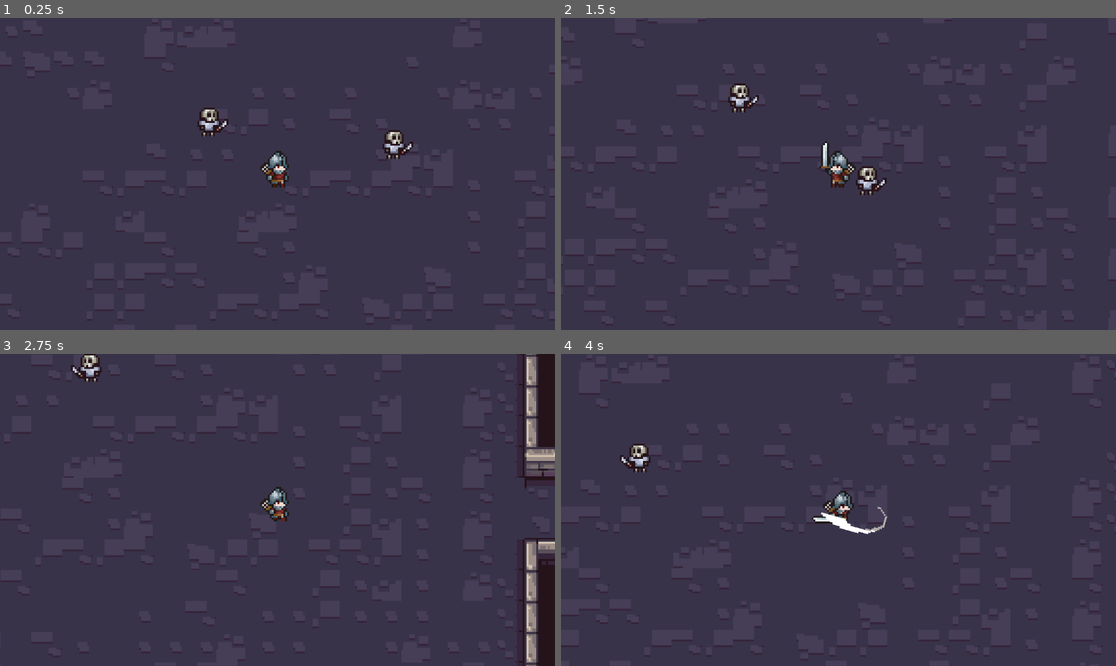
Above: before the commit, frames 1-4 (two rows, left to right).
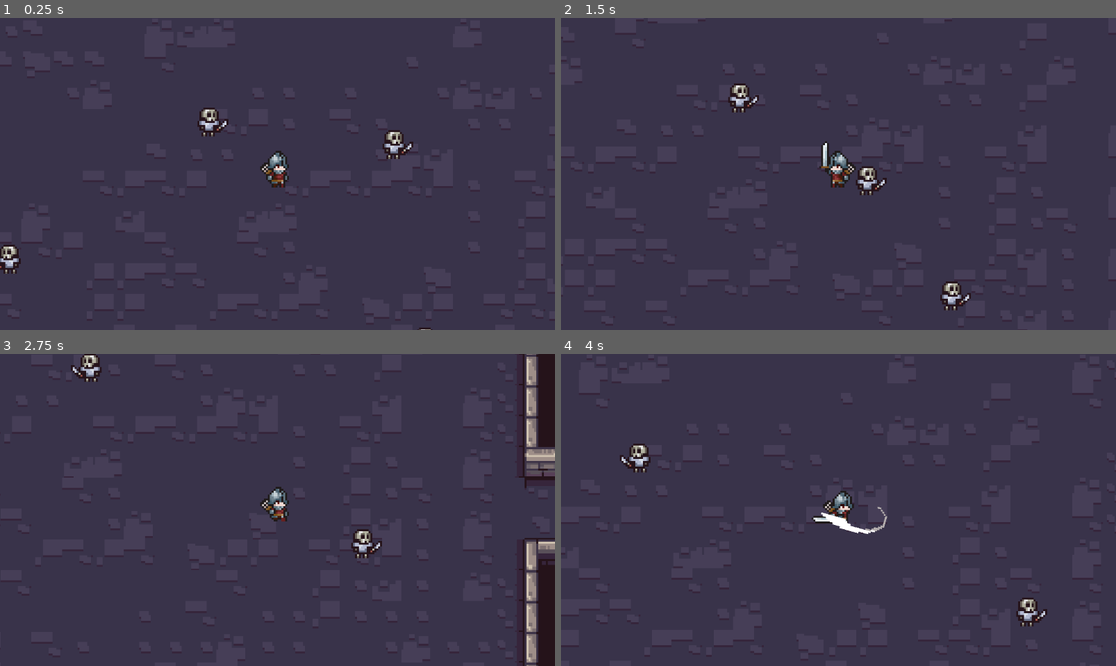
Above: after the commit, the same moments.

Repository: milanvlds259/spiritbound
Game: Godot game, scene res://main.tscn
The game is run twice, just before and just after one commit, with the same random seed, the same clock (stepped at 60 frames per second) and the same inputs.
Inputs (mouse positions are in pixels of both pictures, inside the frame that each line leads up to):
- Up to frame 1 (0.25 s): no input
- Up to frame 2 (1.5 s): move the mouse to (960, 158) at 0.52 s; hold Right (move_right) 0.53-1.28 s; click (960, 158) at 0.6 s; move the mouse to (727, 189) at 1.27 s; hold Down (move_down) from 1.28 s (still down); click (727, 189) at 1.35 s
- Up to frame 3 (2.75 s): move the mouse to (333, 441) at 2.02 s; release Down (move_down) at 2.03 s; hold Right (move_right) from 2.03 s (still down); click (333, 441) at 2.1 s
- Up to frame 4 (4 s): move the mouse to (810, 572) at 2.77 s; release Right (move_right) at 2.78 s; hold W (move_up) 2.78-3.53 s; click (810, 572) at 2.85 s; move the mouse to (1005, 556) at 3.52 s; hold Left (move_left) from 3.53 s (still down); click (1005, 556) at 3.6 s

The runs differ from the first frame. In frame 1, 0.3% of the frame differs, in the area x 0-78%, y 72-100%; in frame 2, 0.3%; in frame 3, 0.3%, in the area x 63-69%, y 56-66%; in frame 4, 0.3%.

Commit message:
Add audio and more enemies
nfjdsamncgjhcbfhknbvmdfsgbajtgbjf

Diff:
--- a/main.tscn
+++ b/main.tscn
@@ -1,10 +1,11 @@
-[gd_scene load_steps=11 format=4 uid="uid://7eq4syk4h7lu"]
+[gd_scene load_steps=12 format=4 uid="uid://7eq4syk4h7lu"]
 
 [ext_resource type="TileSet" uid="uid://bja406cwxrdgc" path="res://Resources/Tilesets/DungeonBase.tres" id="1_58lbu"]
 [ext_resource type="PackedScene" uid="uid://v7fuklt8nwxj" path="res://player.tscn" id="2_m62md"]
 [ext_resource type="PackedScene" uid="uid://dr1r1xj2pim7r" path="res://Enemies/enemy.tscn" id="4_lnfp4"]
 [ext_resource type="Texture2D" uid="uid://b8733p18lxm7m" path="res://Assets/Sprites/Dungeon_item_props_v2.png" id="5_05g2a"]
 [ext_resource type="Texture2D" uid="uid://bibdiel70ce6n" path="res://Assets/Sprites/FDR_Dungeon_Animations.png" id="6_p2r4m"]
+[ext_resource type="AudioStream" uid="uid://c4abcppdikws3" path="res://Assets/Audio/8bitloop_Level_Combat.wav" id="7_44unc"]
 [ext_resource type="Texture2D" uid="uid://3qe2rcup43ig" path="res://Assets/Sprites/FDR_Dungeon.png" id="7_62rwg"]
 
 [sub_resource type="TileSetAtlasSource" id="TileSetAtlasSource_ew0o1"]
@@ -1217,3 +1218,35 @@
 
 [node name="Marker2D" type="Marker2D" parent="Enemy2"]
 position = Vector2(200, 0)
+
+[node name="Enemy3" parent="." node_paths=PackedStringArray("marker_end_point") instance=ExtResource("4_lnfp4")]
+position = Vector2(0, 559)
+marker_end_point = NodePath("Marker2D")
+
+[node name="Marker2D" type="Marker2D" parent="Enemy3"]
+position = Vector2(-108, -444)
+
+[node name="Enemy4" parent="." node_paths=PackedStringArray("marker_end_point") instance=ExtResource("4_lnfp4")]
+position = Vector2(386, 766)
+marker_end_point = NodePath("Marker2D")
+
+[node name="Marker2D" type="Marker2D" parent="Enemy4"]
+position = Vector2(-394, 195)
+
+[node name="Enemy5" parent="." node_paths=PackedStringArray("marker_end_point") instance=ExtResource("4_lnfp4")]
+position = Vector2(850, 716)
+marker_end_point = NodePath("Marker2D")
+
+[node name="Marker2D" type="Marker2D" parent="Enemy5"]
+position = Vector2(455, -178)
+
+[node name="Enemy6" parent="." node_paths=PackedStringArray("marker_end_point") instance=ExtResource("4_lnfp4")]
+position = Vector2(1036, 1030)
+marker_end_point = NodePath("Marker2D")
+
+[node name="Marker2D" type="Marker2D" parent="Enemy6"]
+position = Vector2(-439, 22)
+
+[node name="AudioStreamPlayer2D" type="AudioStreamPlayer2D" parent="."]
+stream = ExtResource("7_44unc")
+autoplay = true
Not shown, added: Assets/Audio/8bitloop_Level_Combat.wav.import
Not shown, added: Assets/Audio/8bitloop_Level_Combat.wav
Not shown, changed: Exports/Mac/game.zip
Not shown, changed: Exports/Web/index.html
Not shown, changed: Exports/Web/index.pck
Not shown, added: Exports/Win/game.console.exe
Not shown, changed: Exports/Win/game.exe
Not shown, changed: Exports/Win/game.pck
